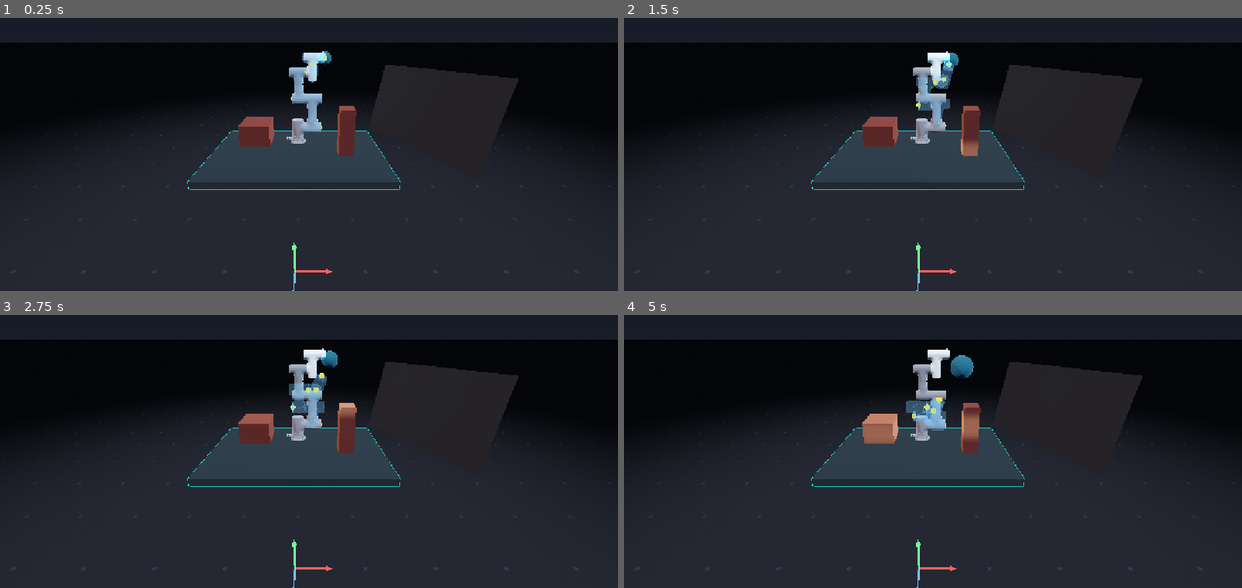
Above: before the commit, frames 1-4 (two rows, left to right).
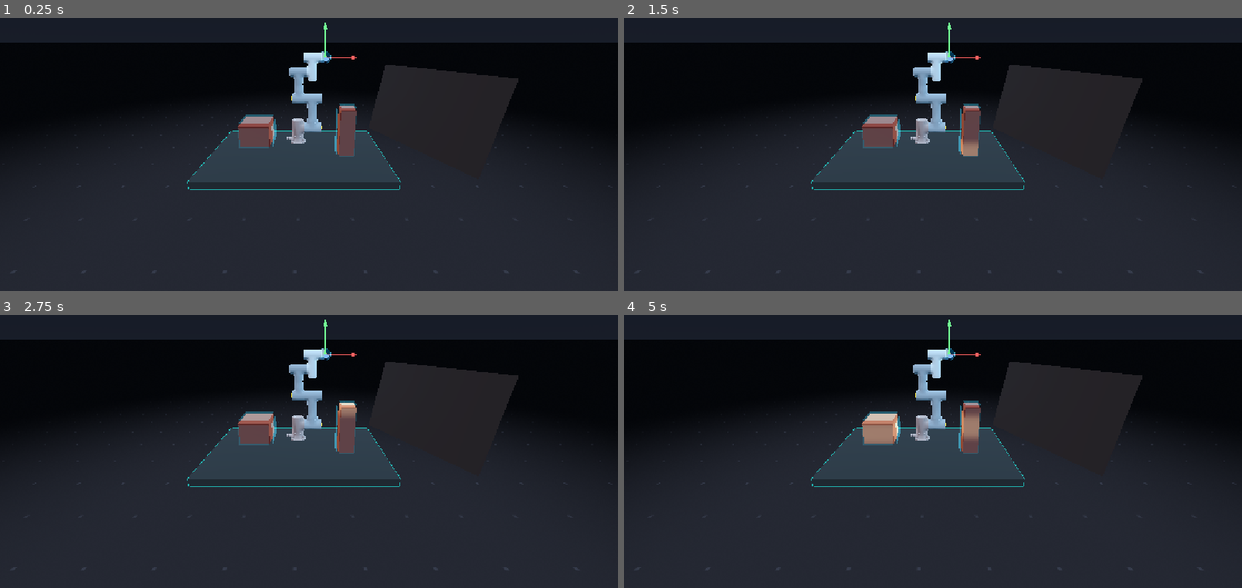
Above: after the commit, the same moments.

Repository: hupikus/dobot-cr3-rebase
Game: Godot game, scene res://main.tscn
Same seed, same stepped clock (60 frames per second), same inputs: the game is played once before the commit and once after it.
Inputs (mouse positions are in pixels of both pictures, inside the frame that each line leads up to):
- Up to frame 1 (0.25 s): no input
- Up to frame 2 (1.5 s): tap Enter at 0.5 s; move the mouse to (1068, 99) at 0.52 s; click (1068, 99) at 0.67 s; drag from (809, 135) to (902, 187) at 1.27 s
- Up to frame 3 (2.75 s): move the mouse to (370, 336) at 2.02 s; click (370, 336) at 2.17 s
- Up to frame 4 (5 s): drag from (902, 484) to (747, 361) at 2.77 s; move the mouse to (1118, 467) at 3.52 s; click (1118, 467) at 3.67 s; drag from (747, 361) to (840, 328) at 4.27 s

The runs differ from the first frame. In frame 1, 1.5% of the frame differs, in the area x 30-65%, y 1-100%; in frame 2, 2.1%; in frame 3, 2.2%; in frame 4, 2.6%.

Commit message:
Obstacles thickness shader; Target gizmo added

Diff:
--- a/main.tscn
+++ b/main.tscn
@@ -9,10 +9,11 @@
 [ext_resource type="Shader" uid="uid://cbomsjly5yddc" path="res://shaders/sky.gdshader" id="3_5vw27"]
 [ext_resource type="Shader" uid="uid://ce4wxmvx0x0sq" path="res://shaders/floor.gdshader" id="4_kek77"]
 [ext_resource type="PackedScene" uid="uid://c1bx1qcflef0g" path="res://nodes/arm_solid.tscn" id="4_lquwl"]
-[ext_resource type="Shader" uid="uid://sel3bua65tve" path="res://shaders/obstacle_mesh.gdshader" id="5_4c57u"]
 [ext_resource type="Shader" uid="uid://ctcnh2a1iu33d" path="res://shaders/table_outline.gdshader" id="5_efxa6"]
 [ext_resource type="Script" uid="uid://dllxoj03du823" path="res://script/dobot_cr3/dobot.gd" id="6_272bh"]
+[ext_resource type="Script" uid="uid://dx47tytj6e84t" path="res://script/obstacles.gd" id="7_w48qg"]
 [ext_resource type="Script" uid="uid://dwvb6hx8jrkyj" path="res://script/target_runaway.gd" id="8_ycdy4"]
+[ext_resource type="Script" uid="uid://damb5tf8a4m4s" path="res://script/controls/screen.gd" id="14_w48qg"]
 
 [sub_resource type="ShaderMaterial" id="ShaderMaterial_6wiwe"]
 shader = ExtResource("3_5vw27")
@@ -64,30 +65,8 @@
 [sub_resource type="BoxShape3D" id="table_shape"]
 size = Vector3(1.4, 0.06, 0.9)
 
-[sub_resource type="ShaderMaterial" id="ShaderMaterial_efxa6"]
-render_priority = 0
-shader = ExtResource("5_4c57u")
-shader_parameter/base_color = Color(0.42, 0.15, 0.11, 1)
-shader_parameter/rim_color = Color(1, 0.55, 0.35, 1)
-shader_parameter/scan_color = Color(1, 0.72, 0.5, 1)
-shader_parameter/rim_power = 2.5
-shader_parameter/scan_density = 7.0
-shader_parameter/scan_speed = 0.35
-shader_parameter/scan_strength = 0.35
-
 [sub_resource type="BoxMesh" id="pillar_mesh"]
 size = Vector3(0.12, 0.4, 0.12)
-
-[sub_resource type="ShaderMaterial" id="ShaderMaterial_dg77c"]
-render_priority = 0
-shader = ExtResource("5_4c57u")
-shader_parameter/base_color = Color(0.42, 0.15, 0.11, 1)
-shader_parameter/rim_color = Color(1, 0.55, 0.35, 1)
-shader_parameter/scan_color = Color(1, 0.72, 0.5, 1)
-shader_parameter/rim_power = 2.5
-shader_parameter/scan_density = 7.0
-shader_parameter/scan_speed = 0.35
-shader_parameter/scan_strength = 0.35
 
 [sub_resource type="BoxMesh" id="block_mesh"]
 size = Vector3(0.22, 0.16, 0.22)
@@ -153,15 +132,14 @@
 shape = SubResource("table_shape")
 
 [node name="Obstacles" type="Node3D" parent="." unique_id=1156107802]
+script = ExtResource("7_w48qg")
 
 [node name="Pillar" type="MeshInstance3D" parent="Obstacles" unique_id=1833631588 groups=["obstacles"]]
 transform = Transform3D(1, 0, 0, 0, 1, 0, 0, 0, 1, 0.4, 0.8596876, -0.52)
-material_override = SubResource("ShaderMaterial_efxa6")
 mesh = SubResource("pillar_mesh")
 
 [node name="Block" type="MeshInstance3D" parent="Obstacles" unique_id=1741854821 groups=["obstacles"]]
 transform = Transform3D(1, 0, 0, 0, 1, 0, 0, 0, 1, -0.29846945, 0.89360774, -0.45)
-material_override = SubResource("ShaderMaterial_dg77c")
 mesh = SubResource("block_mesh")
 
 [node name="Target" type="Node3D" parent="." unique_id=627924243]
@@ -193,6 +171,7 @@
 
 [node name="Screen" type="Node3D" parent="." unique_id=1689325039]
 transform = Transform3D(0.45447, 0.337224, -0.824461, 0, 0.925569, 0.378579, 0.890762, -0.172053, 0.420644, 0.98, 1.05, -0.5)
+script = ExtResource("14_w48qg")
 
 [node name="Frame" type="MeshInstance3D" parent="Screen" unique_id=836317613]
 transform = Transform3D(1.3925574, 0, 0, 0, -0.22504291, -1.3742532, 0, 1.3742533, -0.2250429, 0, 0, 0)
--- a/script/controls/mouse_controls.gd
+++ b/script/controls/mouse_controls.gd
@@ -14,21 +14,28 @@
 
 @export var grab_distance: float = 0.16
 @export var handle_grab_distance: float = 0.08
-var _handles: Array[MeshInstance3D] = []
+
+## Pan speed per pixel, multiplied by camera distance.
+@export var pan_sensitivity: float = 0.0016
+
+var gizmo_length = 0.22
+
+@onready var ghost_model = $"../../ArmGhost/CR3A_ASM"
+@onready var _handles = ghost_model.handles
 
 var _desktop_dragging = false
 
 var _desktop_plane = Plane()
-var _gizmo: Node3D = null
-var _gizmo_length = 0.22
-var _dragging_axis = -1
-var _axis_drag_start = Vector3.ZERO
-var _axis_drag_param0 = 0.0
-var _right_dragging = false
-var _cam_pivot = Vector3(0.1, 0.95, -0.62)
-var _cam_yaw = 0.0
-var _cam_pitch = 0.32
-var _cam_distance = 1.9
+var gizmo: Node3D = null
+var _dragging_axis := -1
+var _axis_drag_start := Vector3.ZERO
+var _axis_drag_param0 := 0.0
+var _right_dragging := false
+var _middle_dragging := false
+var _cam_pivot := Vector3(0.1, 0.95, -0.62)
+var _cam_yaw := 0.0
+var _cam_pitch := 0.32
+var _cam_distance := 1.9
 
 
 func _ready() -> void:
@@ -44,6 +51,8 @@
 	if enabled:
 		update_camera()
 		update_desktop_input(delta)
+		if gizmo:
+			gizmo.global_position = target.global_position
 
 func update_desktop_input(_delta: float) -> void:
 	var mp = get_viewport().get_mouse_position()
@@ -115,6 +124,8 @@
 				_desktop_dragging = false
 		MOUSE_BUTTON_RIGHT:
 			_right_dragging = event.pressed
+		MOUSE_BUTTON_MIDDLE:
+			_middle_dragging = event.pressed
 		MOUSE_BUTTON_WHEEL_UP:
 			if event.pressed:
 				_cam_distance = clampf(_cam_distance - 0.12, 0.6, 5.0)
@@ -157,29 +168,33 @@
 			event.button_mask = MOUSE_BUTTON_MASK_LEFT
 		sub_viewport.push_input(event, true)
 
+var colors := [Color(1, 0.3, 0.3), Color(0.35, 1, 0.45), Color(0.4, 0.6, 1)]
+var rots := [Vector3(0, 0, -90), Vector3.ZERO, Vector3(90, 0, 0)]
 func create_gizmo() -> void:
-	_gizmo = Node3D.new()
-	_gizmo.name = "TargetGizmo"
-	add_child(_gizmo)
-	var colors := [Color(1, 0.3, 0.3), Color(0.35, 1, 0.45), Color(0.4, 0.6, 1)]
-	var rots := [Vector3(0, 0, -90), Vector3.ZERO, Vector3(90, 0, 0)]
+	gizmo = Node3D.new()
+	gizmo.name = "TargetGizmo"
+	add_child(gizmo)
+
 	for i in range(3):
 		var axis_node := Node3D.new()
 		axis_node.rotation_degrees = rots[i]
-		_gizmo.add_child(axis_node)
+		gizmo.add_child(axis_node)
+
 		var mat := StandardMaterial3D.new()
 		mat.albedo_color = colors[i]
 		mat.shading_mode = BaseMaterial3D.SHADING_MODE_UNSHADED
 		mat.no_depth_test = true
+
 		var shaft := MeshInstance3D.new()
 		var cyl := CylinderMesh.new()
 		cyl.top_radius = 0.006
 		cyl.bottom_radius = 0.006
-		cyl.height = _gizmo_length
+		cyl.height = gizmo_length
 		shaft.mesh = cyl
 		shaft.material_override = mat
-		shaft.position = Vector3(0, _gizmo_length * 0.5, 0)
+		shaft.position = Vector3(0, gizmo_length * 0.5, 0)
 		axis_node.add_child(shaft)
+
 		var tip := MeshInstance3D.new()
 		var cone := CylinderMesh.new()
 		cone.top_radius = 0.0
@@ -187,7 +202,7 @@
 		cone.height = 0.05
 		tip.mesh = cone
 		tip.material_override = mat
-		tip.position = Vector3(0, _gizmo_length + 0.025, 0)
+		tip.position = Vector3(0, gizmo_length + 0.025, 0)
 		axis_node.add_child(tip)
 
 
@@ -224,7 +239,7 @@
 	for i in range(3):
 		var axis = axis_vector(i)
 		var s = closest_line_param(target.global_position, axis, from, dir)
-		if is_nan(s) or s < -0.02 or s > _gizmo_length + 0.06:
+		if is_nan(s) or s < -0.02 or s > gizmo_length + 0.06:
 			continue
 		var point = target.global_position + axis * s
 		var t = (point - from).dot(dir)
--- /dev/null
+++ b/script/controls/screen.gd
@@ -0,0 +1,7 @@
+extends Node
+
+func _ready() -> void:
+	pass
+
+func _process(delta: float) -> void:
+	pass
--- a/script/dobot_cr3/dobot.gd
+++ b/script/dobot_cr3/dobot.gd
@@ -1,6 +1,7 @@
 class_name DobotCR3
 extends Node
 
+@export var target_distance: float = 0.0015
 ## Step angle per one iteration
 @export var step_angle: float = 0.001
 ## Max iterations per one frame
@@ -52,6 +53,9 @@
 	for i in range(max_iterations):
 		for joint in range(5, -1, -1):
 			var distance_old := quadratic_distance_to_target()
+			if distance_old < target_distance:
+				return
+
 			# Check distances when rotated right and when rotated left
 			rotate_joint(joint, step_angle)
 			var distance_right := quadratic_distance_to_target()
--- /dev/null
+++ b/script/obstacles.gd
@@ -0,0 +1,24 @@
+extends Node
+
+@export var safe_thickness = 0.02
+
+var obstacle_material := ShaderMaterial.new()
+var shell_mat := ShaderMaterial.new()
+
+var obstacle_shader = preload("res://shaders/obstacle_mesh.gdshader")
+var shell_shader = preload("res://shaders/safety_area.gdshader")
+
+func _ready() -> void:
+	obstacle_material.shader = obstacle_shader
+	shell_mat.shader = shell_shader
+	shell_mat.set_shader_parameter("thickness", safe_thickness)
+
+	for child in get_children():
+		child.material_override = obstacle_material
+
+		var shell := MeshInstance3D.new()
+		shell.name = "SafeArea"
+		shell.mesh = child.mesh
+
+		shell.material_override = shell_mat
+		child.add_child(shell)
--- a/script/target_runaway.gd
+++ b/script/target_runaway.gd
@@ -1,4 +1,4 @@
 extends Node3D
 
 func _process(delta: float) -> void:
-	position.z += 0.003
+	position.z += 0
--- /dev/null
+++ b/shaders/safety_area.gdshader
@@ -0,0 +1,19 @@
+shader_type spatial;
+render_mode unshaded, blend_add, cull_back, depth_draw_never;
+
+// Translucent shell that inflates an obstacle outward by `thickness`, showing
+// the mesh "safe area" used for collision checks against noisy scanned meshes.
+
+uniform float thickness = 0.02;
+uniform vec3 shell_color : source_color = vec3(0.15, 0.75, 1.0);
+
+void vertex() {
+	VERTEX += NORMAL * thickness;
+}
+
+void fragment() {
+	ALBEDO = shell_color;
+	// Slightly stronger at grazing angles so the shell reads as a boundary.
+	float edge = pow(1.0 - clamp(dot(NORMAL, VIEW), 0.0, 1.0), 2.0);
+	ALPHA = 0.12 + edge * 0.35;
+}
Not shown, added: script/controls/screen.gd.uid
Not shown, added: script/obstacles.gd.uid
Not shown, added: shaders/safety_area.gdshader.uid
